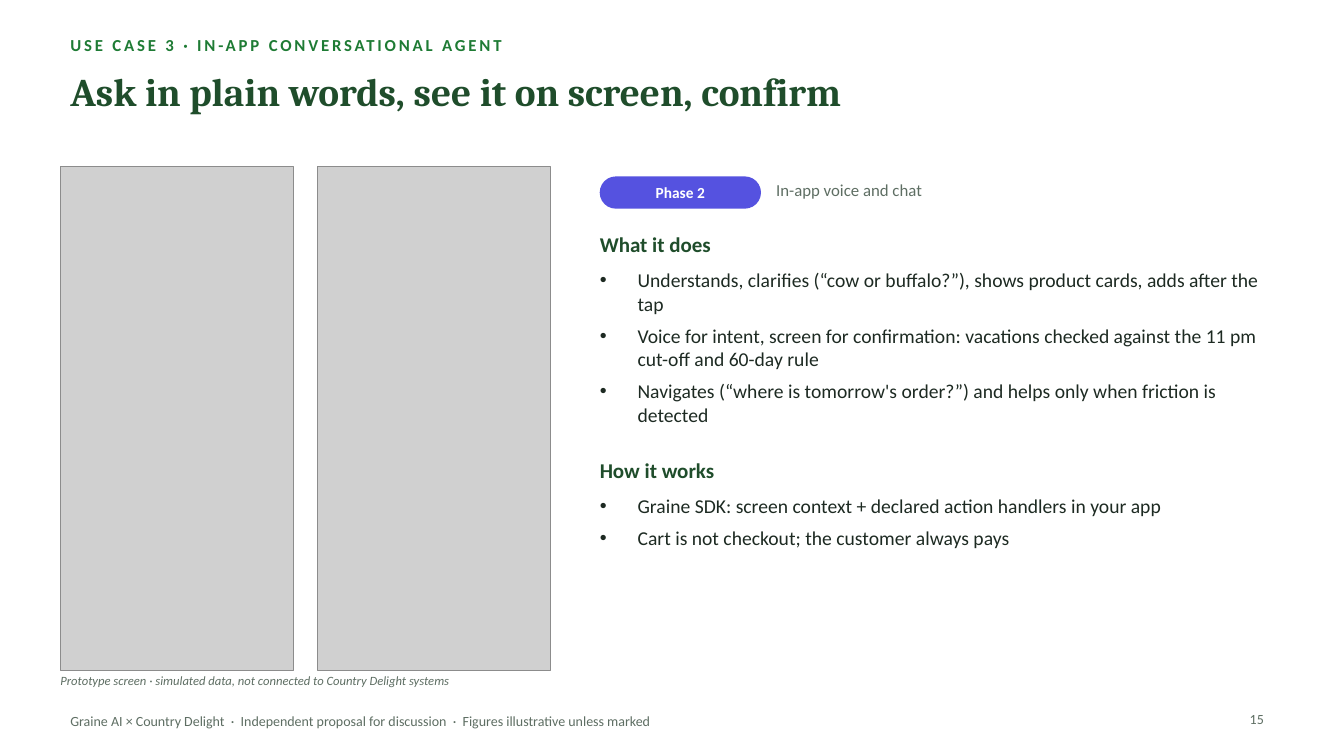
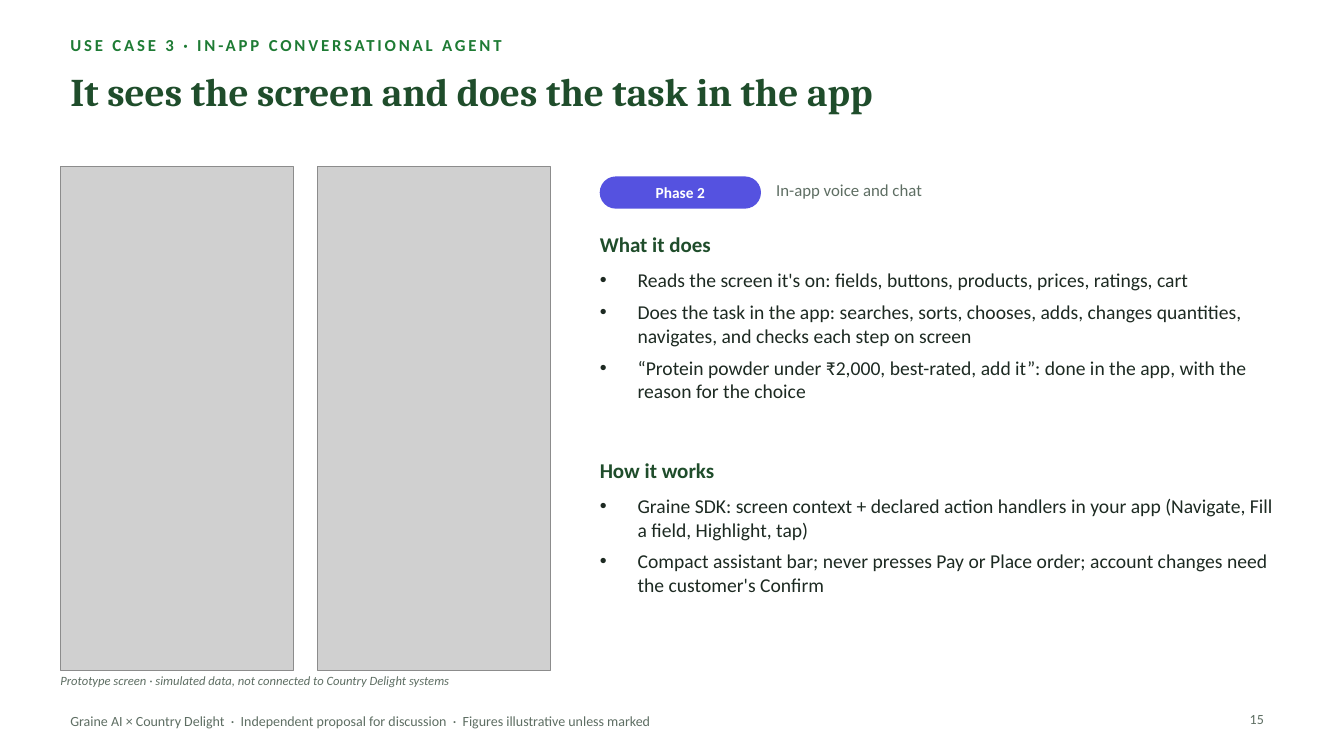
Before and after one commit to radishna07-ats/Country-Delight-Prototype, a slide deck: slide 15 of 07_Sales_Enablement/CountryDelight_Sales_Deck.pptx. Drawn at 1344x756 pixels with LibreOffice and Linux fonts; fonts in the diff are those of the drawing; grey boxes stand for pictures. Boxes give left, top, right and bottom in pixels: in the first picture for what was removed or moved away, otherwise in the second. Text is boxed around its words. In the diff, an @@ line names an element or a change of style, - is before the commit and + after.

```diff
--- a/07_Sales_Enablement/CountryDelight_Sales_Deck.pptx
+++ b/07_Sales_Enablement/CountryDelight_Sales_Deck.pptx
@@ title at [70,78,872,115]: text changed @@
-Ask in plain words, see it on screen, confirm
+It sees the screen and does the task in the app
@@ text at [638,273,1246,398]: text changed @@
-• Understands, clarifies (“cow or buffalo?”), shows product cards, adds after the tap
-• Voice for intent, screen for confirmation: vacations checked against the 11 pm cut-off and 60-day rule
-• Navigates (“where is tomorrow's order?”) and helps only when friction is detected
+• Reads the screen it's on: fields, buttons, products, prices, ratings, cart
+• Does the task in the app: searches, sorts, chooses, adds, changes quantities, navigates, and checks each step on screen
+• “Protein powder under ₹2,000, best-rated, add it”: done in the app, with the reason for the choice
@@ text at [638,499,1273,592]: text changed @@
-• Graine SDK: screen context + declared action handlers in your app
-• Cart is not checkout; the customer always pays
+• Graine SDK: screen context + declared action handlers in your app (Navigate, Fill a field, Highlight, tap)
+• Compact assistant bar; never presses Pay or Place order; account changes need the customer's Confirm
```
Also in this commit, not shown: 57 other files.
